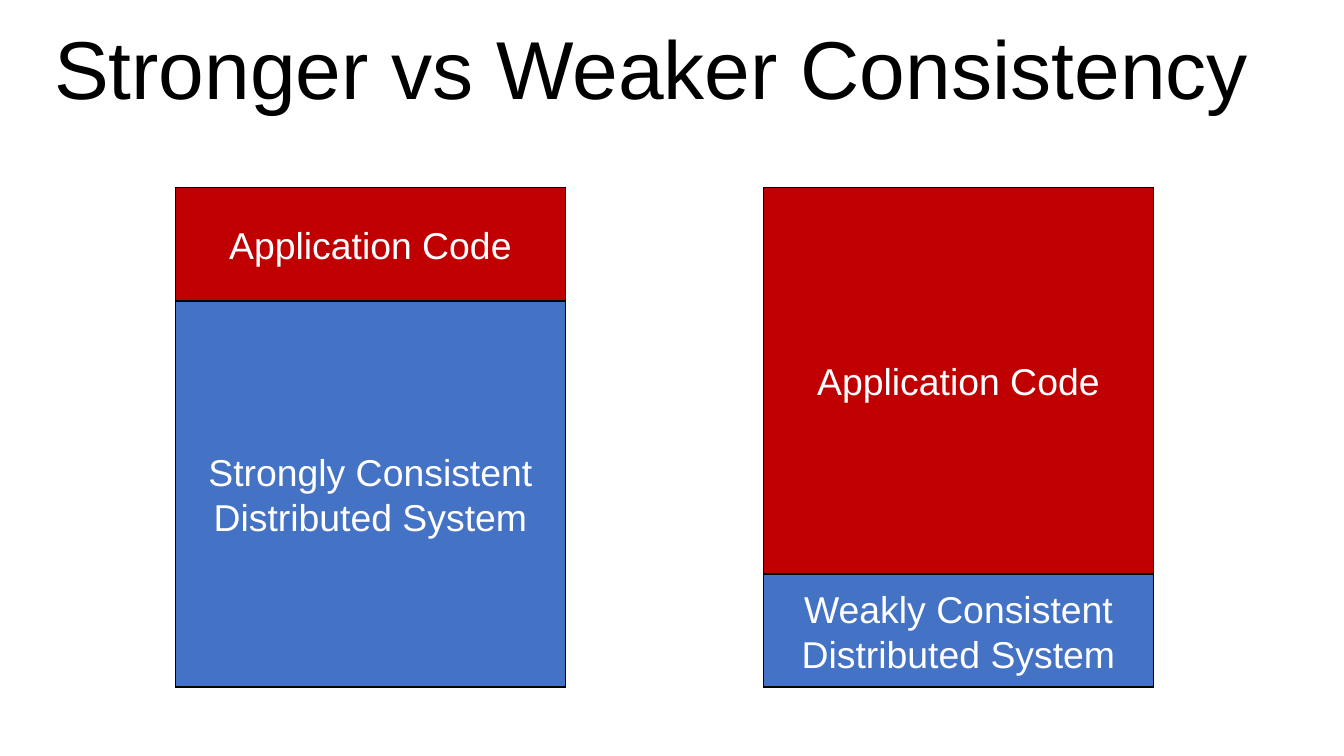
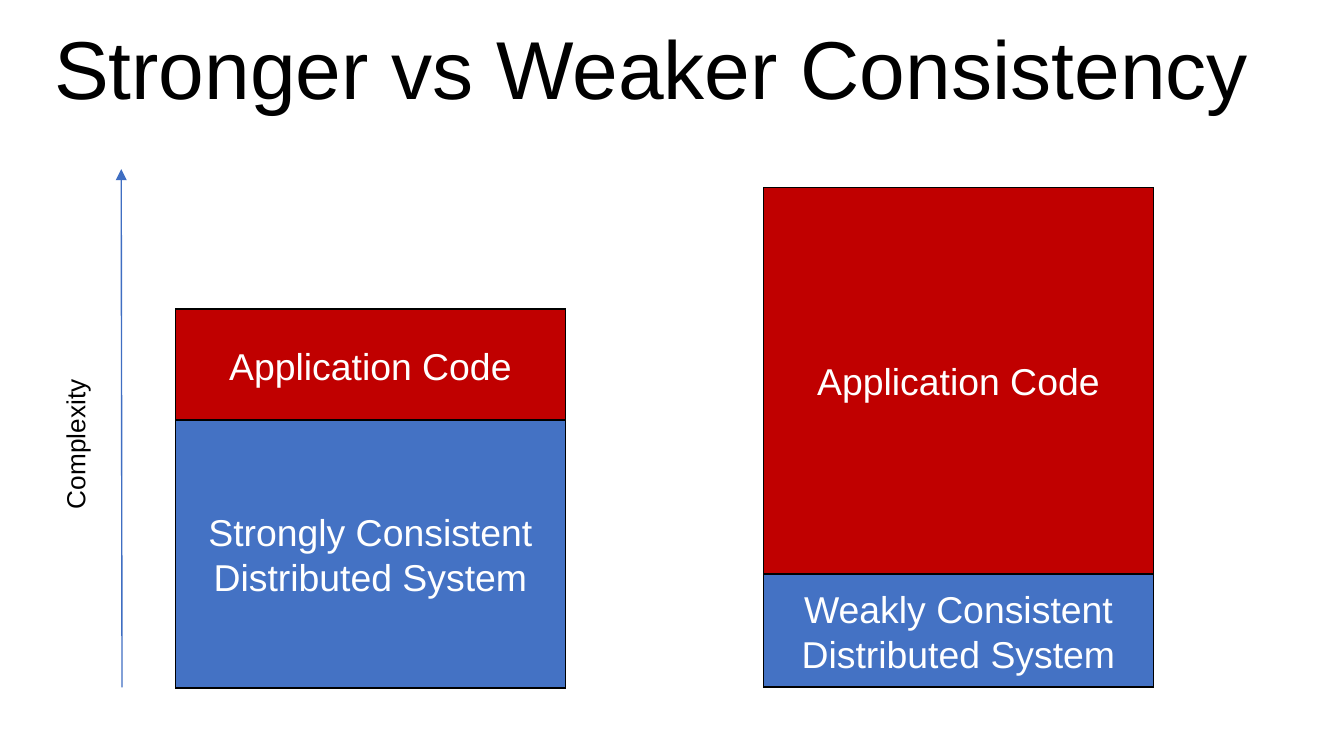
Before and after one commit to cos316/cos316-web, a slide deck: slide 7 of lectures/L17-consistency.pptx. Drawn at 1344x756 pixels with LibreOffice and Linux fonts; fonts in the diff are those of the drawing. Boxes give left, top, right and bottom in pixels: in the first picture for what was removed or moved away, otherwise in the second. Text is boxed around its words. In the diff, an @@ line names an element or a change of style, - is before the commit and + after.

Commit message:
Updated consistency slides

```diff
--- a/lectures/L17-consistency.pptx
+++ b/lectures/L17-consistency.pptx
@@ arrow added from (122, 687) to (121, 169), #3F6FC3 0.75 pt @@
@@ rectangle "Application Code": place and size @@
-rectangle "Application Code" at [176,188,566,301]
+rectangle "Application Code" at [176,309,566,422]
@@ text added at [62,393,91,506], 14 pt, text #000000 @@
+Complexity
@@ rectangle "Strongly Consistent Distributed System": place and size @@
-rectangle "Strongly Consistent Distributed System" at [176,301,566,688]
+rectangle "Strongly Consistent Distributed System" at [176,419,566,688]
```
Also in this commit, not shown: 8 other slides changed, 1 other file.
